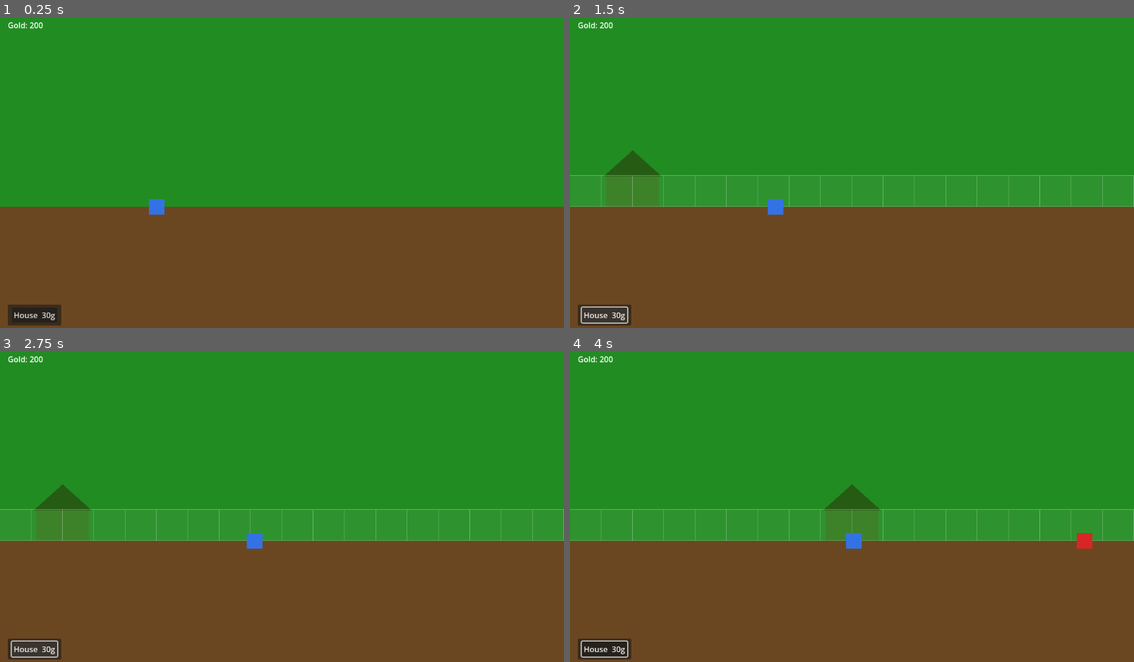
Above: before the commit, frames 1-4 (two rows, left to right).
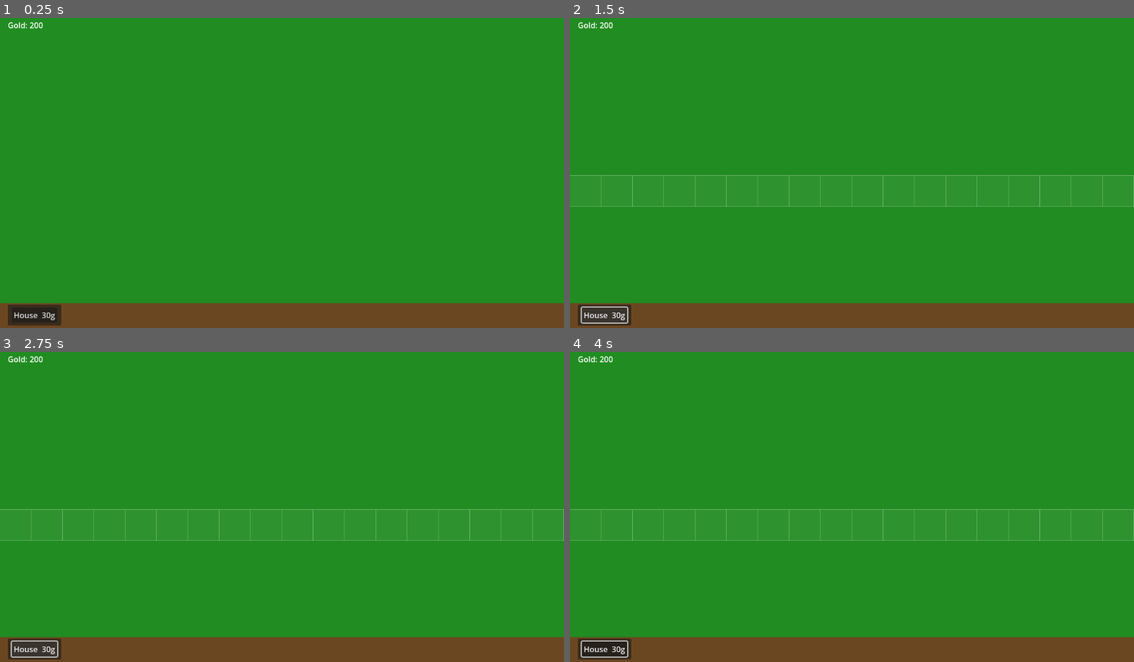
Above: after the commit, the same moments.

Repository: tintin117/hero_town
Game: Godot game, scene res://scenes/main.tscn
The game is run twice, just before and just after one commit, with the same random seed, the same clock (stepped at 60 frames per second) and the same inputs.
Inputs (mouse positions are in pixels of both pictures, inside the frame that each line leads up to):
- Up to frame 1 (0.25 s): no input
- Up to frame 2 (1.5 s): click "House 30g" at 0.5 s; click "House 30g" at 1.25 s
- Up to frame 3 (2.75 s): click "House 30g" at 2 s
- Up to frame 4 (4 s): tap Enter at 2.75 s; drag from (632, 513) to (823, 541) at 2.77 s; drag from (852, 513) to (823, 565) at 3.52 s

The runs differ from the first frame. In frame 1, 31% of the frame differs, in the area x 0-100%, y 58-93%; in frame 2, 32%; in frame 3, 32%; in frame 4, 32%, in the area x 0-100%, y 42-93%.

Commit message:
claude working setting

Diff:
--- a/scenes/main.tscn
+++ b/scenes/main.tscn
@@ -12,7 +12,7 @@
 color = Color(0.13, 0.55, 0.13, 1)
 
 [node name="Ground" type="ColorRect" parent="."]
-offset_top = 400.0
+offset_top = 597.0
 offset_right = 1152.0
 offset_bottom = 648.0
 color = Color(0.42, 0.28, 0.13, 1)
--- a/scripts/main.gd
+++ b/scripts/main.gd
@@ -7,7 +7,7 @@
 const BuildingScene := preload("res://scenes/building.tscn")
 
 const TILE_SIZE := 64
-const GROUND_Y := 400.0
+const GROUND_Y := 900.0
 const BUILDING_COSTS := {"house": 30}
 const BUILDING_FOOTPRINTS := {"house": Vector2i(2, 1)}
 const SAVE_PATH := "user://buildings.sav"
Not shown, added: .claude/settings.json
Not shown, added: CLAUDE.md
